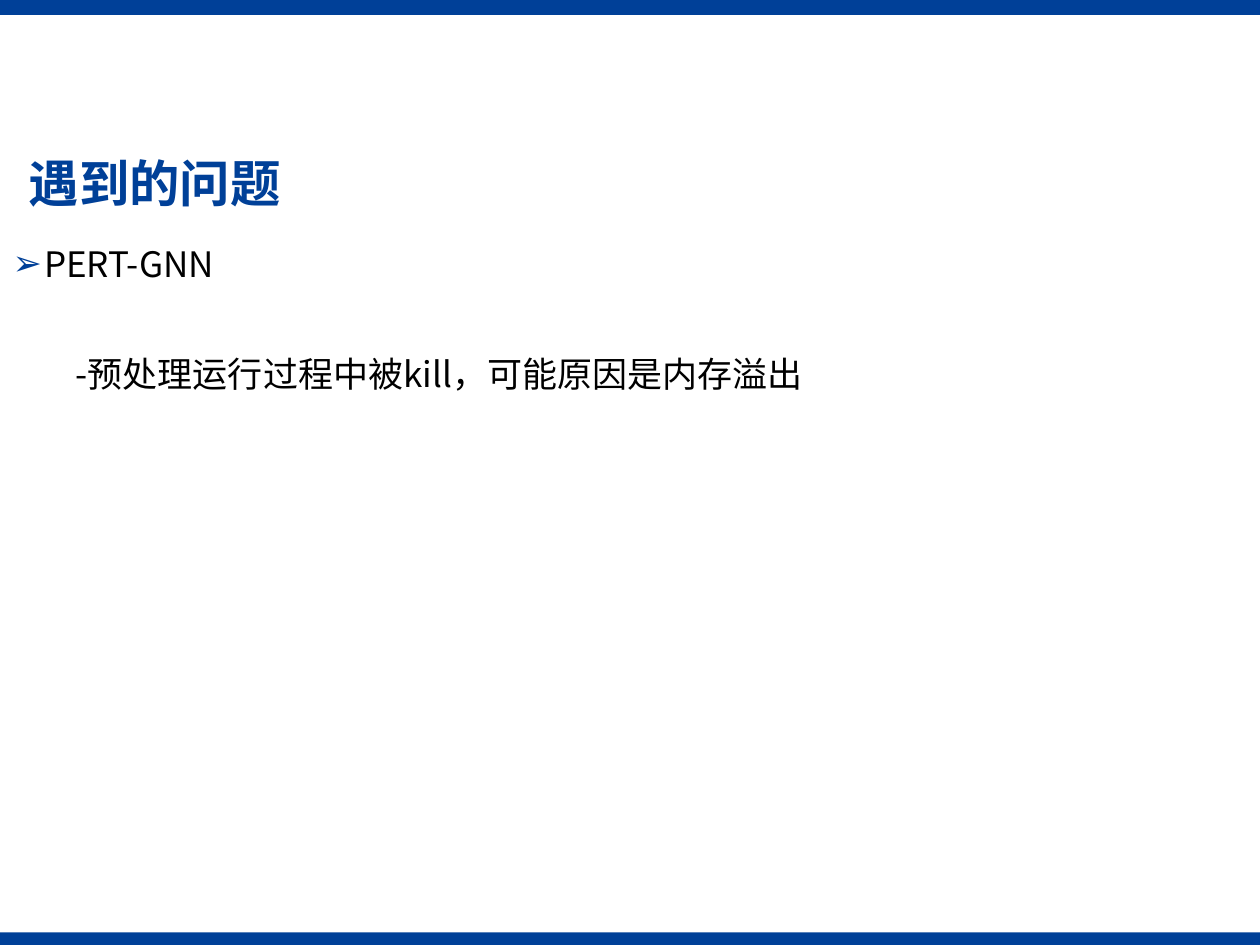
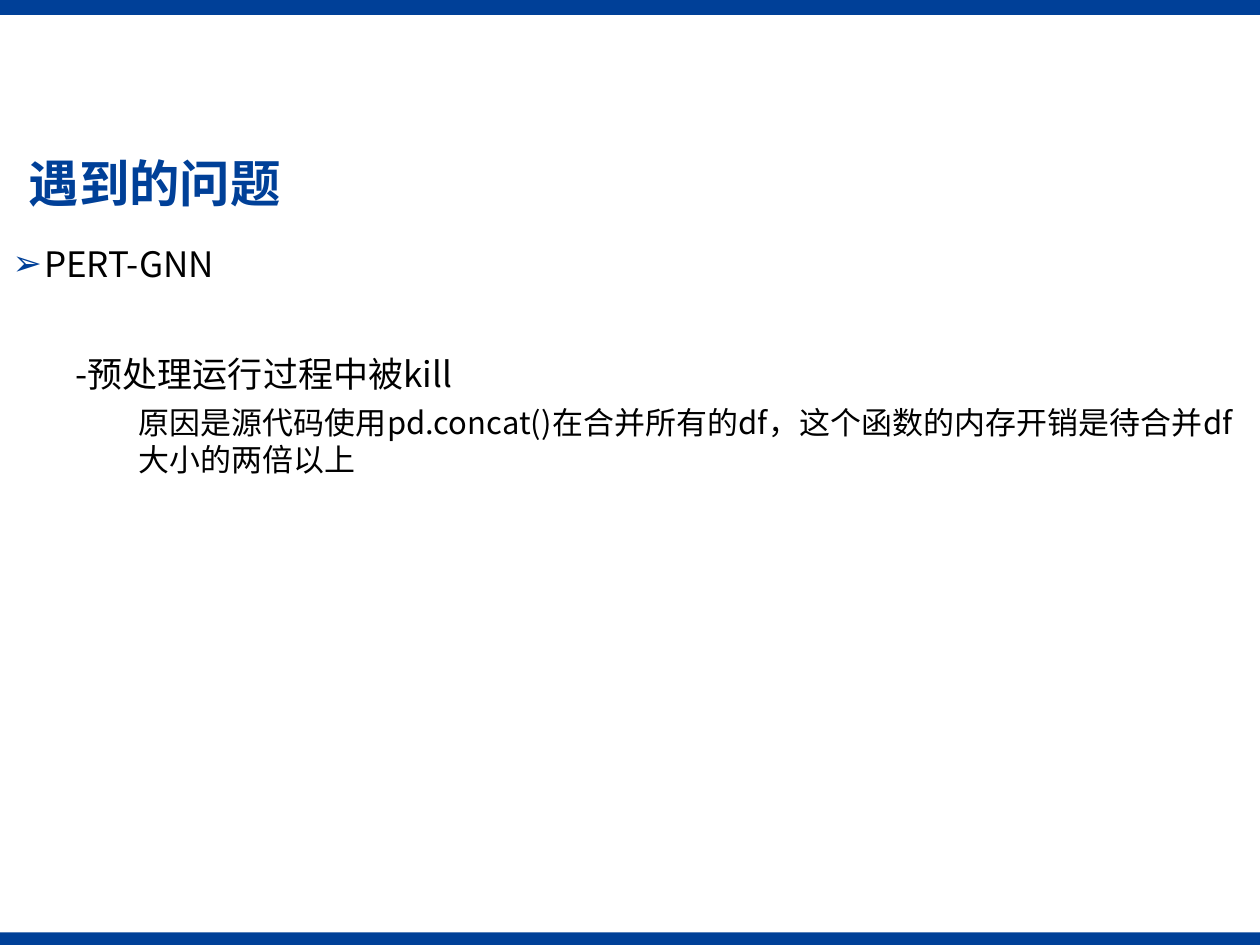
Before and after one commit to SJTUFly/Cloud-Space, a slide deck: slide 4 of Hestia/Hestia进展.pptx. Drawn at 1260x945 pixels with LibreOffice and Linux fonts; fonts in the diff are those of the drawing; background and template pictures are left out. Boxes give left, top, right and bottom in pixels: in the first picture for what was removed or moved away, otherwise in the second. Text is boxed around its words. In the diff, an @@ line names an element or a change of style, - is before the commit and + after.

```diff
--- a/Hestia/Hestia进展.pptx
+++ b/Hestia/Hestia进展.pptx
@@ text at <box>76,357,1233,441</box>: text changed; size 20 to 17.8 pt @@
-  -预处理运行过程中被kill，可能原因是内存溢出
+  -预处理运行过程中被kill
+    原因是源代码使用pd.concat()在合并所有的df，这个函数的内存开销是待合并df大小的两倍以上
```
Also in this commit, not shown: 1 slide added, 4 other files.
